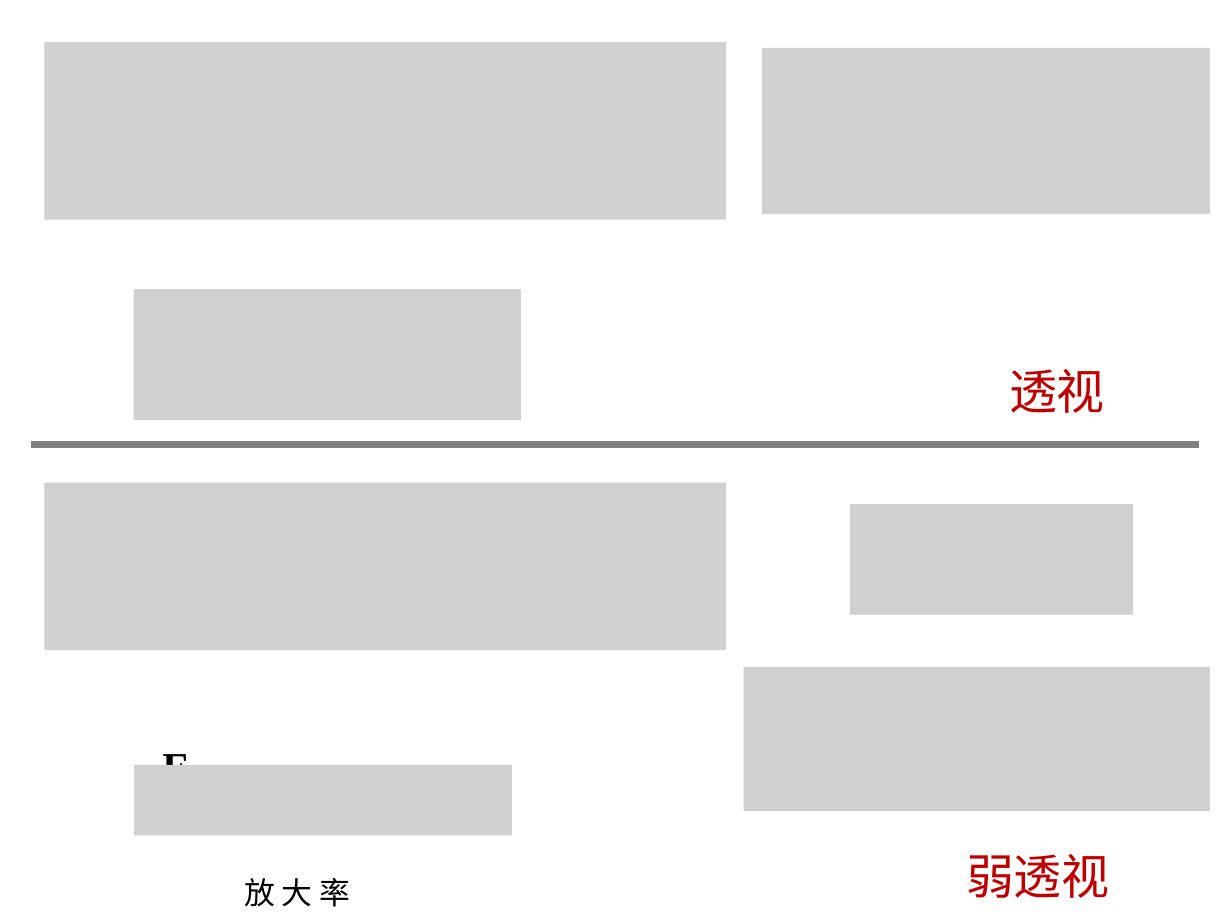
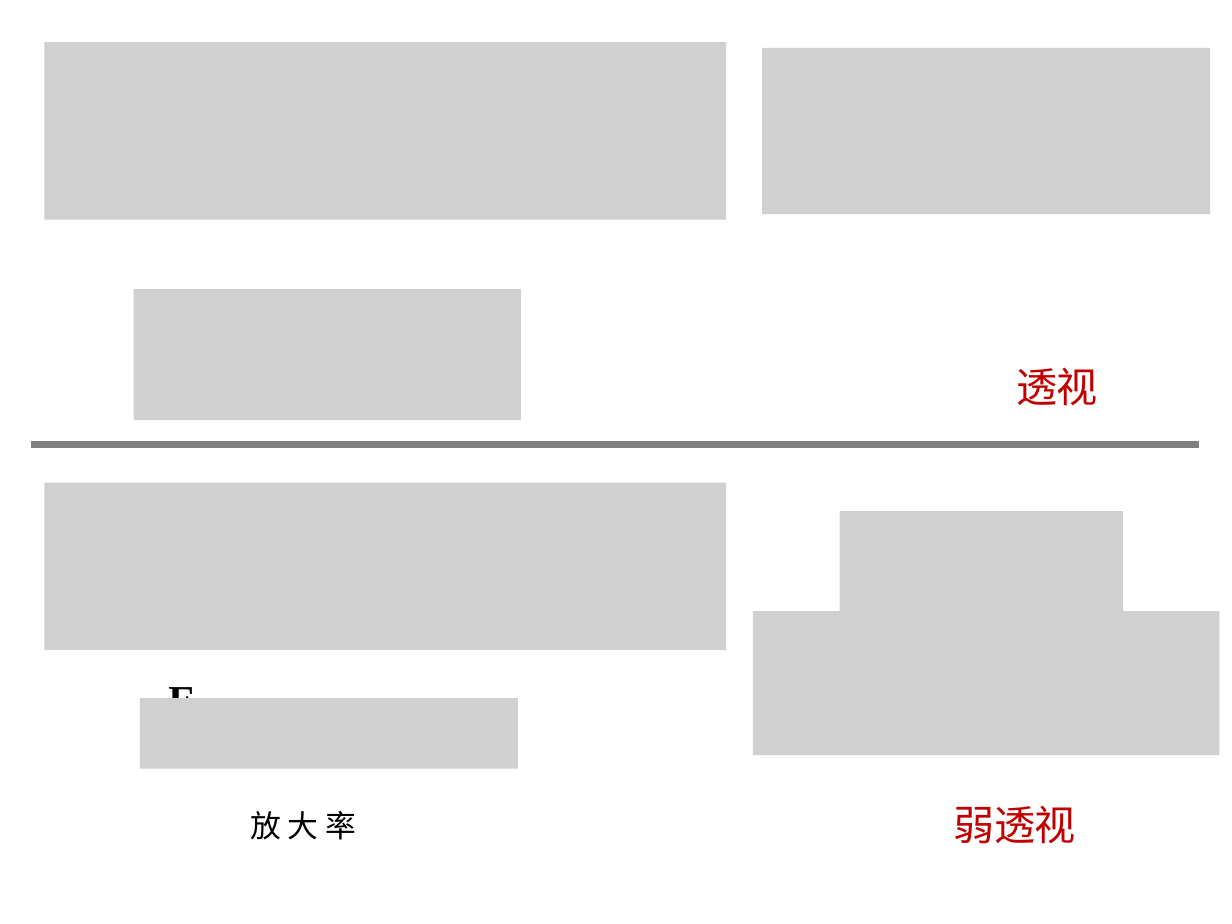
Before and after one commit to evenhax/translation_and_refining_for_cs231a, a slide deck: slide 11 of PPT231a_trans_and_refine/中文矫正版/lecture3_camera_calibration - 副本.pptx. Drawn at 1232x924 pixels with LibreOffice and Linux fonts; fonts in the diff are those of the drawing; grey boxes stand for pictures; background and template pictures are left out. Boxes give left, top, right and bottom in pixels: in the first picture for what was removed or moved away, otherwise in the second. Text is boxed around its words. In the diff, an @@ line names an element or a change of style, - is before the commit and + after.

```diff
--- a/PPT231a_trans_and_refine/中文矫正版/lecture3_camera_calibration - 副本.pptx
+++ b/PPT231a_trans_and_refine/中文矫正版/lecture3_camera_calibration - 副本.pptx
@@ text "透视" at [1017,367,1098,406]: size 28 to 24 pt, font Calibri to Noto Sans CJK SC @@
@@ picture: place and size @@
-picture at [850,504,1133,615]
+picture at [839,511,1122,622]
@@ picture: place and size @@
-picture at [744,667,1211,811]
+picture at [753,611,1220,755]
@@ text "E": place and size @@
-text "E" at [162,749,189,765]
+text "E" at [168,682,195,698]
@@ picture added at [139,699,517,769] @@
@@ picture removed at [134,765,513,835] @@
@@ text "放 大 率": place and size @@
-text "放 大 率" at [244,878,351,907]
+text "放 大 率" at [250,811,357,840]
@@ text "弱透视" at [954,805,1076,844]: size 28 to 24 pt, font Calibri to Noto Sans CJK SC @@
@@ text "弱透视": place and size @@
-text "弱透视" at [967,854,1110,898]
+text "弱透视" at [954,805,1076,844]
```
Also in this commit, not shown: 17 other slides changed, 1 slide added, 1 slide removed, 5 other files.
